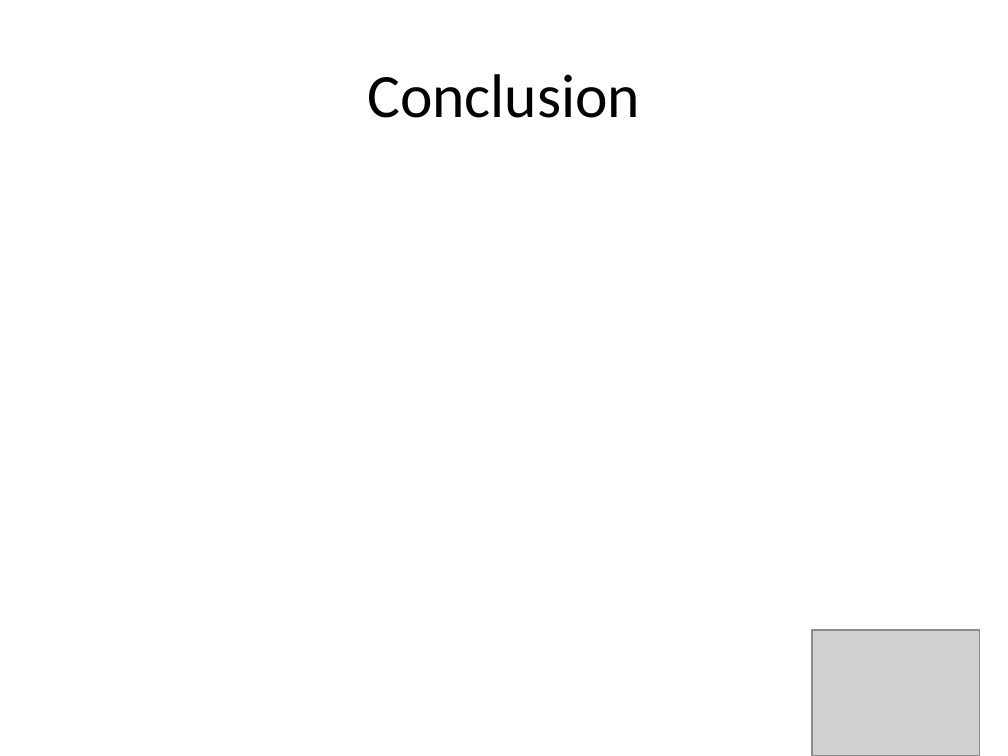
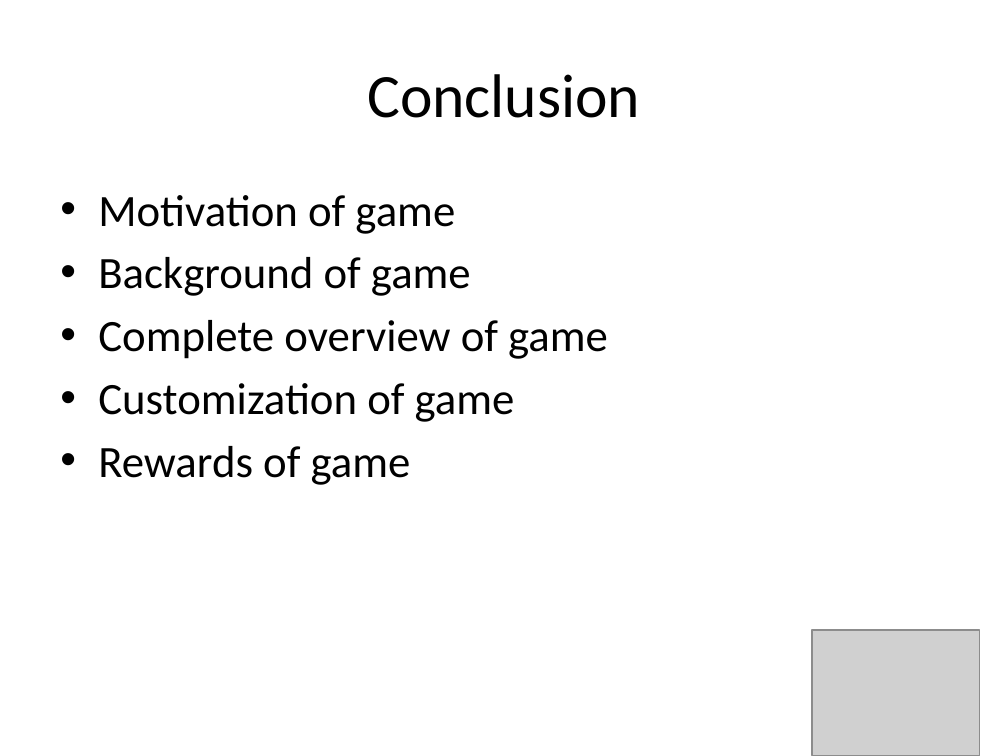
Before and after one commit to amlees/The-Great-Audio-Race, a slide deck: slide 12 of presenationTWO.pptx. Drawn at 1008x756 pixels with LibreOffice and Linux fonts; fonts in the diff are those of the drawing; grey boxes stand for pictures. Boxes give left, top, right and bottom in pixels: in the first picture for what was removed or moved away, otherwise in the second. Text is boxed around its words. In the diff, an @@ line names an element or a change of style, - is before the commit and + after.

```diff
--- a/presenationTWO.pptx
+++ b/presenationTWO.pptx
@@ text added at <box>98,195,608,485</box>, 32 pt, text #000000 @@
+• Motivation of game
+• Background of game
+• Complete overview of game
+• Customization of game
+• Rewards of game
```
Also in this commit, not shown: 3 other slides changed.
